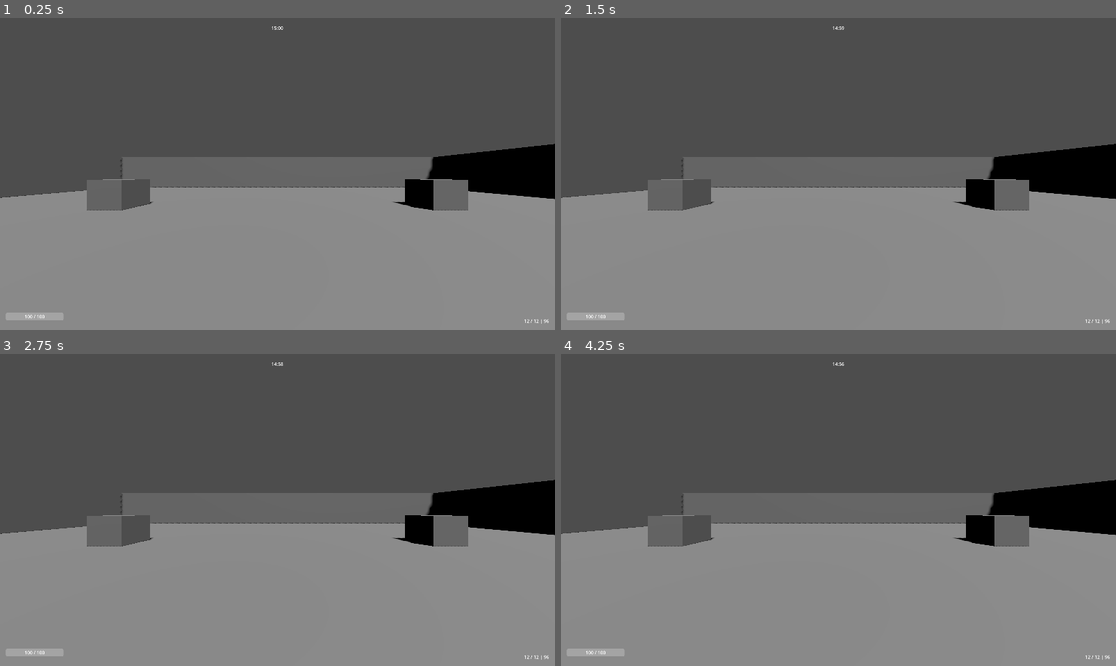
Above: before the commit, frames 1-4 (two rows, left to right).
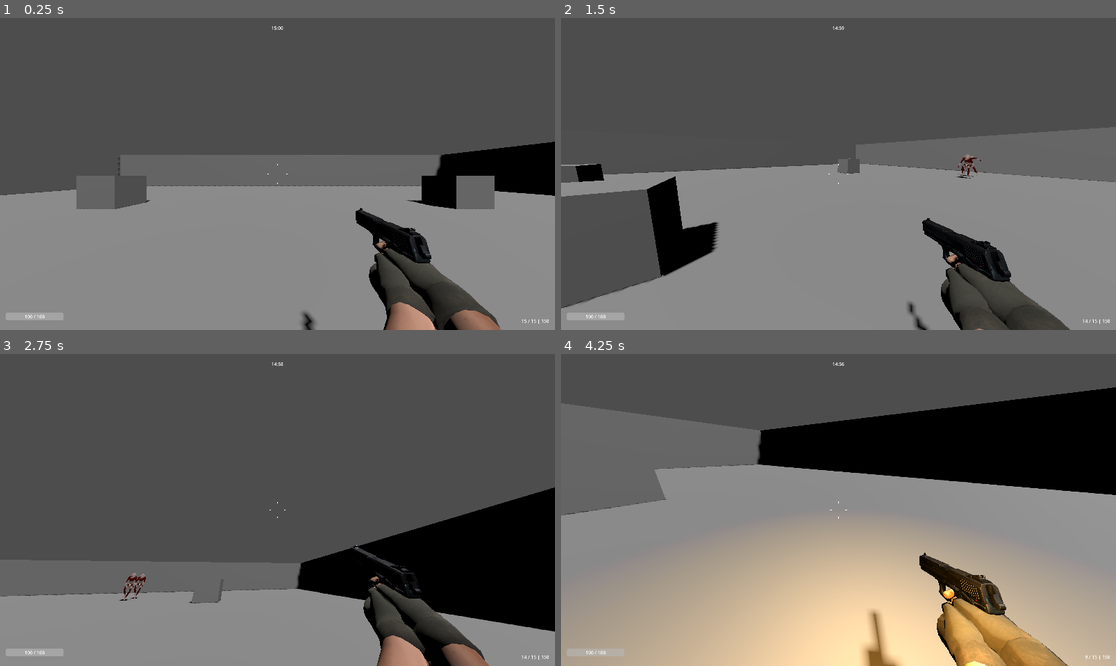
Above: after the commit, the same moments.

Repository: Gust4dev/RogueLite
Game: Godot game, scene res://scenes/main.tscn
Two runs of this game, one before a commit and one after it. Both use one fixed random seed, a clock stepped at 60 frames per second and the inputs below.
Inputs (mouse positions are in pixels of both pictures, inside the frame that each line leads up to):
- Up to frame 1 (0.25 s): no input
- Up to frame 2 (1.5 s): move the mouse to (960, 158) at 0.52 s; hold D (move_right) 0.53-1.28 s; hold Shift (sprint) 0.53-1.28 s; tap Space (jump) at 0.77 s; move the mouse to (727, 189) at 1.27 s; hold S (move_back) from 1.28 s (still down); click (727, 189) at 1.35 s
- Up to frame 3 (2.75 s): tap Space (jump) at 1.52 s; tap Shift (sprint) at 1.55 s; move the mouse to (333, 441) at 2.02 s; release S (move_back) at 2.03 s; hold D (move_right) from 2.03 s (still down); hold Shift (sprint) from 2.03 s (still down)
- Up to frame 4 (4.25 s): move the mouse to (810, 572) at 2.77 s; release D (move_right) at 2.78 s; release Shift (sprint) at 2.78 s; hold W (move_forward) 2.78-3.53 s; tap Shift (sprint) at 2.85, 3.8 s; tap Space (jump) at 3.02, 3.77 s; move the mouse to (1005, 556) at 3.52 s; press the mouse at (1005, 556) at 3.53 s; hold A (move_left) from 3.53 s (still down)

The runs differ from the first frame. In frame 1, 7.4% of the frame differs, in the area x 0-100%, y 39-100%; in frame 2, 22%; in frame 3, 30%; in frame 4, 68%, in the area x 0-100%, y 10-100%.
Error before the commit: Parse Error: Could not resolve class "BaseWeapon". (res://weapons/pistol.gd:1)

Commit message:
feat: Sistema de inimigos e crosshair dinâmica - Corrigida escala dos inimigos (0.01 → 1.0) que estavam invisíveis - Adicionadas variáveis export (mesh_scale, mesh_y_offset, mesh_rotation_y) no zombie - Implementada crosshair dinâmica baseada em precisão (parado/andando/correndo/ar) - Redesenhada crosshair para estilo "+" simples com gap dinâmico - Corrigida centralização da crosshair usando anchors explícitos
EN
feat: Enemy system and dynamic crosshair
- Fixed enemy mesh scale (0.01 → 1.0) that made them invisible
- Added export variables (mesh_scale, mesh_y_offset, mesh_rotation_y) to zombie
- Implemented dynamic crosshair based on accuracy (idle/walking/sprinting/air)
- Redesigned crosshair to simple "+" style with dynamic gap
- Fixed crosshair centering using explicit anchors

Diff:
--- a/enemies/zombie.gd
+++ b/enemies/zombie.gd
@@ -4,6 +4,11 @@
 # Segue o player e ataca em corpo a corpo
 
 class_name Zombie
+
+## Customização Visual (ajuste no Inspector)
+@export var mesh_scale: float = 1.0
+@export var mesh_y_offset: float = 0.0
+@export var mesh_rotation_y: float = 180.0  ## Rotação em graus (180 = virar de frente)
 
 func _ready() -> void:
 	# Stats específicas do zombie
@@ -15,3 +20,13 @@
 
 	# Chama o _ready() do pai
 	super._ready()
+
+	# Aplica customização visual ao mesh
+	_apply_visual_customization()
+
+func _apply_visual_customization() -> void:
+	"""Aplica escala, offset Y e rotação ao mesh"""
+	if mesh:
+		mesh.scale = Vector3(mesh_scale, mesh_scale, mesh_scale)
+		mesh.position.y = mesh_y_offset
+		mesh.rotation_degrees.y = mesh_rotation_y
--- a/enemies/zombie.tscn
+++ b/enemies/zombie.tscn
@@ -11,9 +11,10 @@
 collision_layer = 2
 collision_mask = 5
 script = ExtResource("1_zombie")
+mesh_scale = 0.01
+mesh_y_offset = 2.5
 
 [node name="EnemyMesh" parent="." instance=ExtResource("2_zombie_mesh")]
-transform = Transform3D(0.01, 0, 0, 0, 0.01, 0, 0, 0, 0.01, 0, 0, 0)
 
 [node name="CollisionShape3D" type="CollisionShape3D" parent="."]
 transform = Transform3D(1, 0, 0, 0, 1, 0, 0, 0, 1, 0, 0.9, 0)
--- a/player/camera_effects.gd
+++ b/player/camera_effects.gd
@@ -172,12 +172,18 @@
 # === API PÚBLICA - ANIMAÇÕES ===
 
 func set_movement_state(moving: bool, sprinting: bool, speed: float) -> void:
-	"""Define estado de movimento para animações"""
+	"""Define estado de movimento para animações e crosshair"""
 	if camera_animation:
 		camera_animation.set_movement_state(moving, sprinting, speed)
 
 	if visual_feedback:
-		visual_feedback.set_sprinting(sprinting)
+		visual_feedback.set_movement_state(moving, sprinting)
+
+
+func set_in_air(in_air: bool) -> void:
+	"""Define se o jogador está no ar (para crosshair)"""
+	if visual_feedback:
+		visual_feedback.set_in_air(in_air)
 
 
 func check_landing(on_floor: bool, velocity_y: float) -> void:
--- a/player/player_controller.gd
+++ b/player/player_controller.gd
@@ -33,6 +33,7 @@
 var is_moving: bool = false
 var is_sprinting: bool = false
 var was_on_floor: bool = true
+var initialization_frames: int = 0
 
 
 func _ready() -> void:
@@ -177,6 +178,7 @@
 	# Atualiza camera effects
 	if camera_effects:
 		camera_effects.set_movement_state(is_moving, is_sprinting, velocity.length())
+		camera_effects.set_in_air(not is_on_floor())
 
 	# Atualiza weapon
 	if current_weapon and current_weapon.has_method("set_movement_state"):
--- a/player/visual_feedback.gd
+++ b/player/visual_feedback.gd
@@ -16,6 +16,10 @@
 @export var crosshair_max_expand: float = 30.0
 @export var crosshair_expand_speed: float = 20.0
 @export var crosshair_recover_speed: float = 8.0
+## Expansão por estado de movimento
+@export var crosshair_walk_expand: float = 5.0
+@export var crosshair_sprint_expand: float = 12.0
+@export var crosshair_air_expand: float = 20.0
 
 # === CONFIGURAÇÃO DO HITMARKER ===
 @export_group("Hitmarker")
@@ -61,7 +65,9 @@
 var vignette_target: float = 0.0
 
 # Estado
+var is_moving: bool = false
 var is_sprinting: bool = false
+var is_in_air: bool = false
 var current_health_percent: float = 100.0
 
 
@@ -90,18 +96,35 @@
 
 
 func _update_crosshair(delta: float) -> void:
-	"""Atualiza o tamanho do crosshair"""
+	"""Atualiza o tamanho do crosshair baseado no estado de movimento"""
 	if not crosshair_enabled:
 		return
 
-	# Lerp para o tamanho alvo
+	# Calcula expansão baseada no estado atual
+	var state_expand: float = 0.0
+	if is_in_air:
+		state_expand = crosshair_air_expand
+	elif is_sprinting:
+		state_expand = crosshair_sprint_expand
+	elif is_moving:
+		state_expand = crosshair_walk_expand
+
+	# O alvo base é crosshair_base_size + expansão do estado
+	var base_with_state: float = crosshair_base_size + state_expand
+
+	# Target tende ao base_with_state (mas pode estar maior por tiro)
+	if crosshair_target_size > base_with_state:
+		# Se está maior (por tiro), recupera mais devagar
+		crosshair_target_size = lerp(crosshair_target_size, base_with_state, delta * crosshair_recover_speed)
+	else:
+		# Se precisa expandir (mudou de estado), expande rápido
+		crosshair_target_size = lerp(crosshair_target_size, base_with_state, delta * crosshair_expand_speed)
+
+	# Current tende ao target
 	if crosshair_current_size < crosshair_target_size:
 		crosshair_current_size = lerp(crosshair_current_size, crosshair_target_size, delta * crosshair_expand_speed)
 	else:
 		crosshair_current_size = lerp(crosshair_current_size, crosshair_target_size, delta * crosshair_recover_speed)
-
-	# Recupera para o tamanho base
-	crosshair_target_size = lerp(crosshair_target_size, crosshair_base_size, delta * crosshair_recover_speed)
 
 
 func _update_hitmarker(delta: float) -> void:
@@ -189,8 +212,19 @@
 	current_health_percent = health_percent
 
 
+func set_movement_state(moving: bool, sprinting: bool) -> void:
+	"""Define estado de movimento para a crosshair"""
+	is_moving = moving
+	is_sprinting = sprinting
+
+
+func set_in_air(in_air: bool) -> void:
+	"""Define se o jogador está no ar"""
+	is_in_air = in_air
+
+
 func set_sprinting(sprinting: bool) -> void:
-	"""Define estado de sprint"""
+	"""Define estado de sprint (compatibilidade)"""
 	is_sprinting = sprinting
 
 
--- a/ui/hud.gd
+++ b/ui/hud.gd
@@ -49,11 +49,30 @@
 	if not container:
 		container = Control.new()
 		container.name = "CrosshairContainer"
-		container.set_anchors_preset(Control.PRESET_FULL_RECT)
+		# Configura para preencher toda a tela
+		container.anchor_left = 0.0
+		container.anchor_top = 0.0
+		container.anchor_right = 1.0
+		container.anchor_bottom = 1.0
+		container.offset_left = 0
+		container.offset_top = 0
+		container.offset_right = 0
+		container.offset_bottom = 0
+		container.mouse_filter = Control.MOUSE_FILTER_IGNORE
 		$Control.add_child(container)
 
 	container.add_child(crosshair_drawer)
-	crosshair_drawer.set_anchors_preset(Control.PRESET_FULL_RECT)
+
+	# Configura CrosshairDrawer para preencher o container inteiro
+	crosshair_drawer.anchor_left = 0.0
+	crosshair_drawer.anchor_top = 0.0
+	crosshair_drawer.anchor_right = 1.0
+	crosshair_drawer.anchor_bottom = 1.0
+	crosshair_drawer.offset_left = 0
+	crosshair_drawer.offset_top = 0
+	crosshair_drawer.offset_right = 0
+	crosshair_drawer.offset_bottom = 0
+	crosshair_drawer.mouse_filter = Control.MOUSE_FILTER_IGNORE
 
 	# Esconde o crosshair antigo se existir
 	if crosshair:
@@ -179,10 +198,12 @@
 class CrosshairDrawer extends Control:
 	"""Drawer customizado para crosshair dinâmico e hitmarker"""
 
-	var crosshair_size: float = 10.0
+	## crosshair_size agora controla o GAP (distância do centro)
+	var crosshair_size: float = 2.0
 	var crosshair_color: Color = Color.WHITE
 	var crosshair_thickness: float = 2.0
-	var crosshair_gap: float = 4.0
+	## Comprimento fixo das linhas (não muda com precisão)
+	var crosshair_line_length: float = 6.0
 
 	var hitmarker_info: Dictionary = {"active": false}
 
@@ -197,11 +218,13 @@
 			_draw_hitmarker(center)
 
 	func _draw_crosshair(center: Vector2) -> void:
-		"""Desenha o crosshair em X"""
-		var gap = crosshair_gap + crosshair_size * 0.3
-		var length = crosshair_size
-
-		# Linha superior
+		"""Desenha o crosshair em formato de '+' simples"""
+		# Gap é controlado pelo crosshair_size (precisão)
+		var gap: float = crosshair_size
+		# Comprimento das linhas é FIXO
+		var length: float = crosshair_line_length
+
+		# Linha superior (do gap até gap + length)
 		draw_line(
 			center + Vector2(0, -gap),
 			center + Vector2(0, -gap - length),
@@ -228,9 +251,6 @@
 			center + Vector2(gap + length, 0),
 			crosshair_color, crosshair_thickness
 		)
-
-		# Ponto central (pequeno)
-		draw_circle(center, 1.5, crosshair_color)
 
 	func _draw_hitmarker(center: Vector2) -> void:
 		"""Desenha o hitmarker (X)"""
--- a/weapons/base_weapon.gd
+++ b/weapons/base_weapon.gd
@@ -182,6 +182,12 @@
 		if weapon_recoil:
 			weapon_recoil.set_shooting_state(false)
 
+	# Atualiza melee timer
+	if melee_timer > 0:
+		melee_timer -= delta
+		if melee_timer <= 0:
+			can_melee = true
+
 	# Aplica sway à posição (combinado com recoil)
 	_apply_combined_transforms()
 
@@ -200,12 +206,6 @@
 		# Adiciona sway à posição atual (já com recoil)
 		position = weapon_recoil.current_position + sway_offset
 		rotation = weapon_recoil.current_rotation + sway_rotation
-
-	# Atualiza melee timer
-	if melee_timer > 0:
-		melee_timer -= delta
-		if melee_timer <= 0:
-			can_melee = true
 
 func _find_player_camera() -> void:
 	"""Encontra a câmera do player"""
Not shown: 1 places in enemies/zombie.tscn that only renumber resources
Not shown, added: player/aim_assist.gd.uid
Not shown, added: player/camera_animation.gd.uid
Not shown, added: player/camera_shake.gd.uid
Not shown, added: player/visual_feedback.gd.uid
Not shown, added: player/weapon_recoil.gd.uid
Not shown, added: player/weapon_sway.gd.uid
